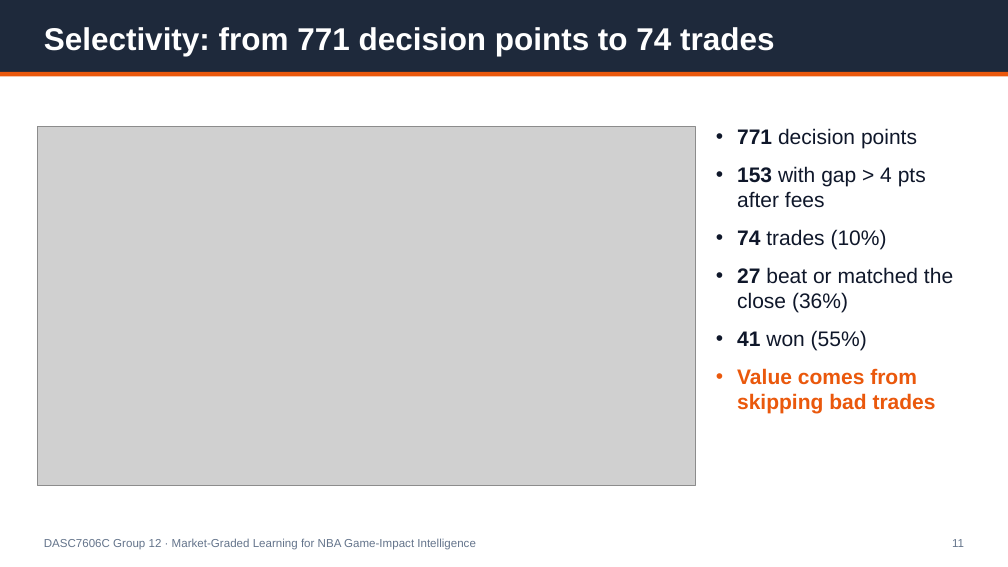
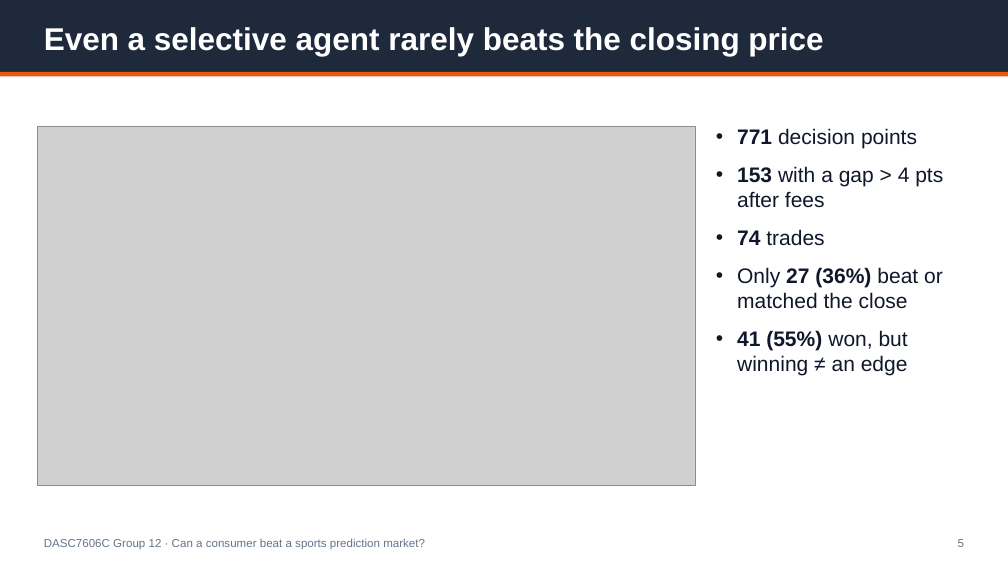
Before and after one commit to Michaelyzr/nba-agent, a slide deck: slide 5 of presentation/nba_agent_deck.pptx (slide 11 before the commit). Drawn at 1008x567 pixels with LibreOffice and Linux fonts; fonts in the diff are those of the drawing; grey boxes stand for pictures. Boxes give left, top, right and bottom in pixels: in the first picture for what was removed or moved away, otherwise in the second. Text is boxed around its words. In the diff, an @@ line names an element or a change of style, - is before the commit and + after.

```diff
--- a/presentation/nba_agent_deck.pptx
+++ b/presentation/nba_agent_deck.pptx
@@ text at [44, 27, 823, 56]: text changed @@
-Selectivity: from 771 decision points to 74 trades
+Even a selective agent rarely beats the closing price
@@ text at [737, 166, 943, 376]: text changed @@
-• 153 with gap > 4 pts after fees
-• 74 trades (10%)
-• 27 beat or matched the close (36%)
-• 41 won (55%)
-• Value comes from skipping bad trades
+• 153 with a gap > 4 pts after fees
+• 74 trades
+• Only 27 (36%) beat or matched the close
+• 41 (55%) won, but winning ≠ an edge
@@ text at [44, 538, 425, 550]: text changed @@
-DASC7606C Group 12 · Market-Graded Learning for NBA Game-Impact Intelligence
+DASC7606C Group 12 · Can a consumer beat a sports prediction market?
@@ text at [958, 539, 964, 547]: text changed @@
-11
+5
```
Also in this commit, not shown: 6 other slides changed, 8 slides added, 8 slides removed, 19 other files.
